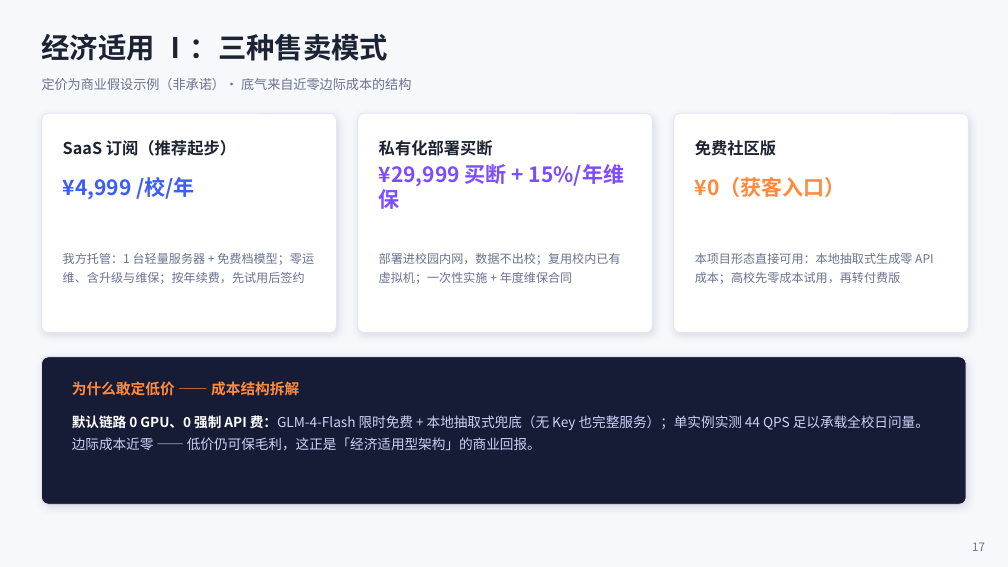
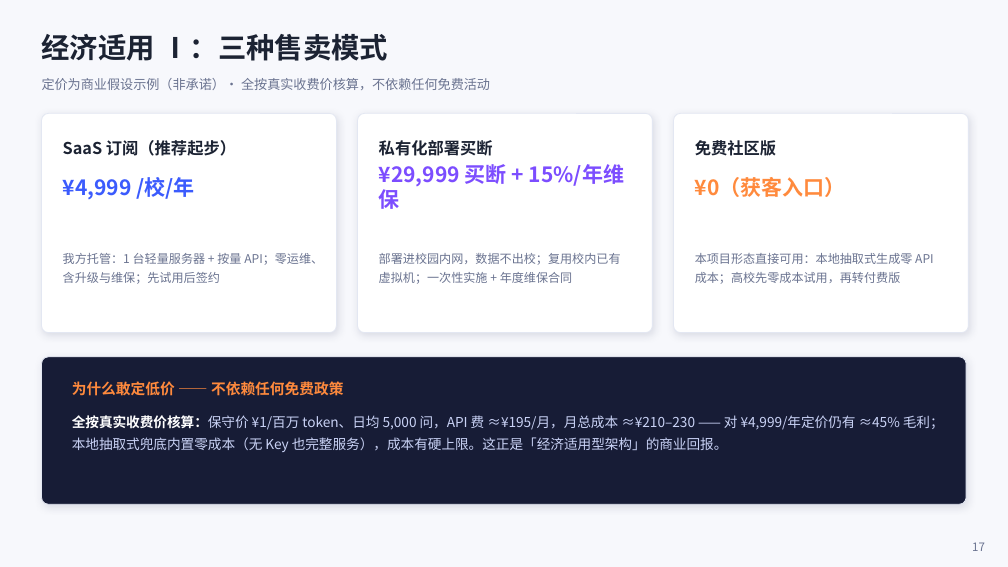
Before and after one commit to yelikour/campus-qa, a slide deck: slide 17 of ppt/智问校园CampusMind答辩PPT.pptx. Drawn at 1008x567 pixels with LibreOffice and Linux fonts; fonts in the diff are those of the drawing. Boxes give left, top, right and bottom in pixels: in the first picture for what was removed or moved away, otherwise in the second. Text is boxed around its words. In the diff, an @@ line names an element or a change of style, - is before the commit and + after.

```diff
--- a/ppt/智问校园CampusMind答辩PPT.pptx
+++ b/ppt/智问校园CampusMind答辩PPT.pptx
@@ text at <box>42,78,490,90</box>: text changed @@
-定价为商业假设示例（非承诺）· 底气来自近零边际成本的结构
+定价为商业假设示例（非承诺）· 全按真实收费价核算，不依赖任何免费活动
@@ text at <box>63,253,323,284</box>: text changed @@
-我方托管：1 台轻量服务器 + 免费档模型；零运维、含升级与维保；按年续费，先试用后签约
+我方托管：1 台轻量服务器 + 按量 API；零运维、含升级与维保；先试用后签约
@@ text at <box>72,381,344,396</box>: text changed @@
-为什么敢定低价 —— 成本结构拆解
+为什么敢定低价 —— 不依赖任何免费政策
@@ text at <box>72,415,944,452</box>: text changed @@
-默认链路 0 GPU、0 强制 API 费：GLM-4-Flash 限时免费 + 本地抽取式兜底（无 Key 也完整服务）；单实例实测 44 QPS 足以承载全校日问量。边际成本近零 —— 低价仍可保毛利，这正是「经济适用型架构」的商业回报。
+全按真实收费价核算：保守价 ¥1/百万 token、日均 5,000 问，API 费 ≈¥195/月，月总成本 ≈¥210–230 —— 对 ¥4,999/年定价仍有 ≈45% 毛利；本地抽取式兜底内置零成本（无 Key 也完整服务），成本有硬上限。这正是「经济适用型架构」的商业回报。
```
Also in this commit, not shown: 1 other slide changed, 7 other files.
